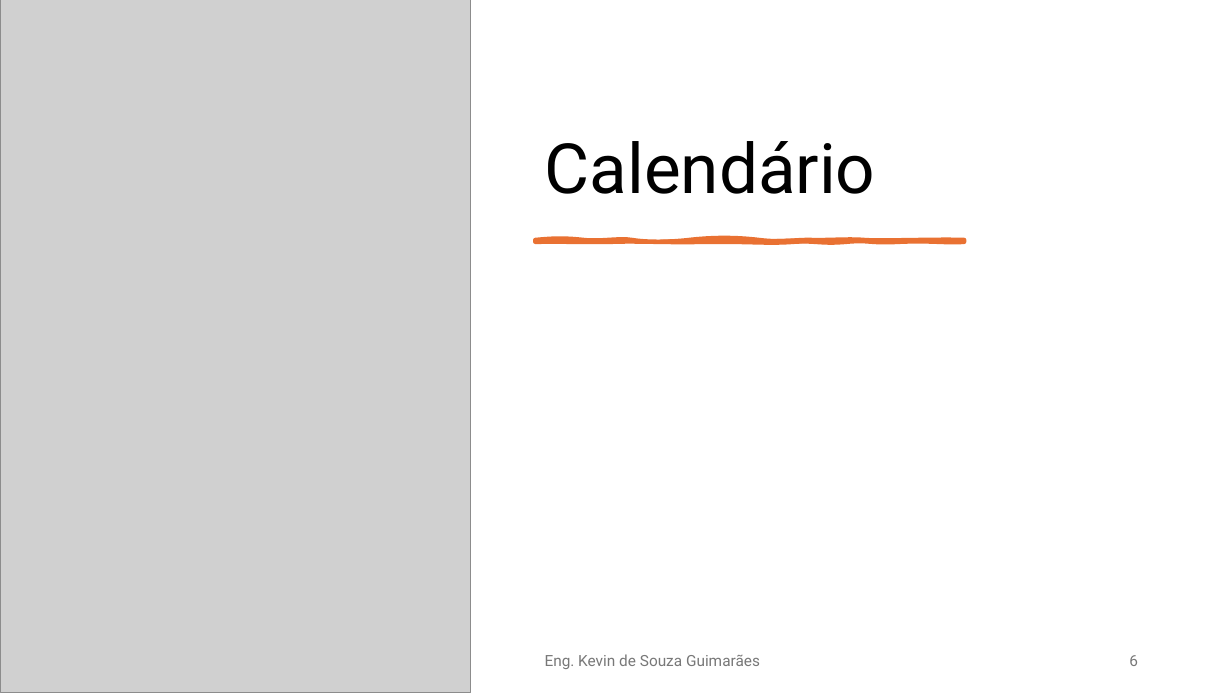
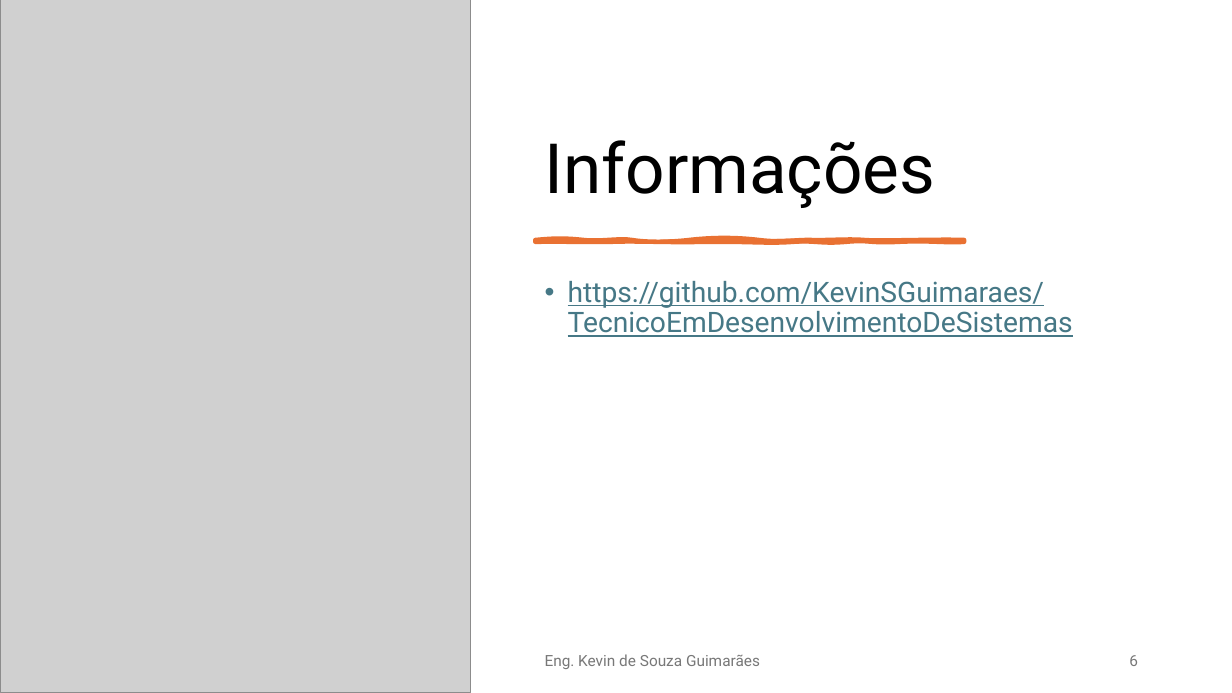
Before and after one commit to KevinSGuimaraes/TecnicoEmDesenvolvimentoDeSistemas, a slide deck: slide 6 of InternetDasCoisas/Aulas/Internet das Coisas (IoT).pptx. Drawn at 1232x693 pixels with LibreOffice and Linux fonts; fonts in the diff are those of the drawing; grey boxes stand for pictures. Boxes give left, top, right and bottom in pixels: in the first picture for what was removed or moved away, otherwise in the second. Text is boxed around its words. In the diff, an @@ line names an element or a change of style, - is before the commit and + after.

```diff
--- a/InternetDasCoisas/Aulas/Internet das Coisas (IoT).pptx
+++ b/InternetDasCoisas/Aulas/Internet das Coisas (IoT).pptx
@@ title at [545, 140, 936, 208]: text changed @@
-Calendário
+Informações
@@ text added at [568, 281, 1073, 337], 22 pt, text #467886, underline @@
+• https://github.com/KevinSGuimaraes/TecnicoEmDesenvolvimentoDeSistemas
```
Also in this commit, not shown: 1 other file.
